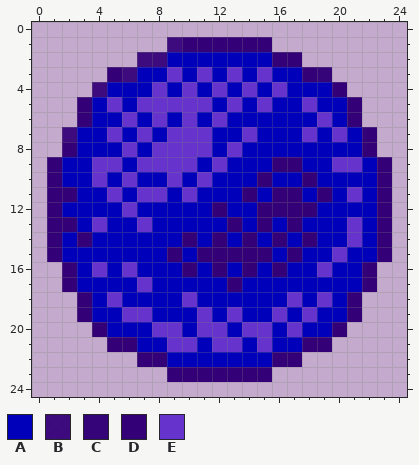
A pixel-art sprite gets an edit: res/piece_images/default/x.png. The picture above was drawn from the file before the commit.
The file is 25x25 pixels. Colours within 5 levels of each other are drawn and written as one.
Palette (. is transparent): A #0000bb  B #330077ee  C #330077f9  D #330077  E #6633cc
New version:
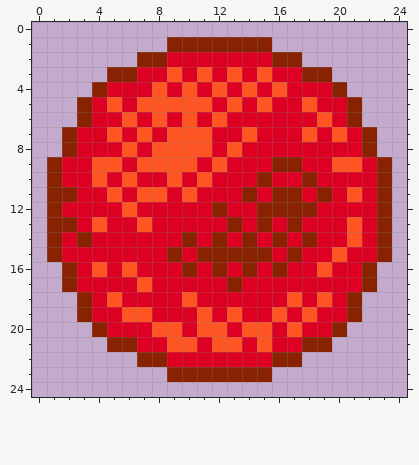
What changed:
colour A: #0000bb -> #dd0022
colour D: #330077 -> #882200
colour E: #6633cc -> #ff5522
y 1: x 9 B -> D
y 2: x 7..8 BB -> DD
y 3: x 6 B -> D; x 19 C -> D
y 4: x 4 B -> D
y 7: x 2 B -> D
Changed places in both pictures, as pixel boxes (x1, y1, x2, y2):
changed: (47, 37, 392, 382)
